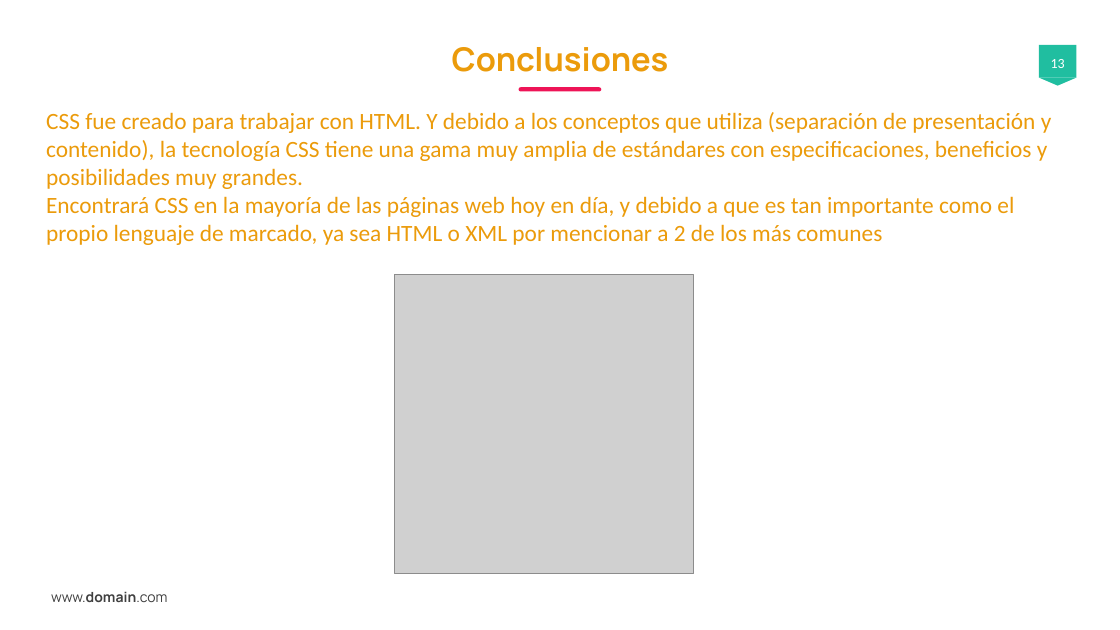
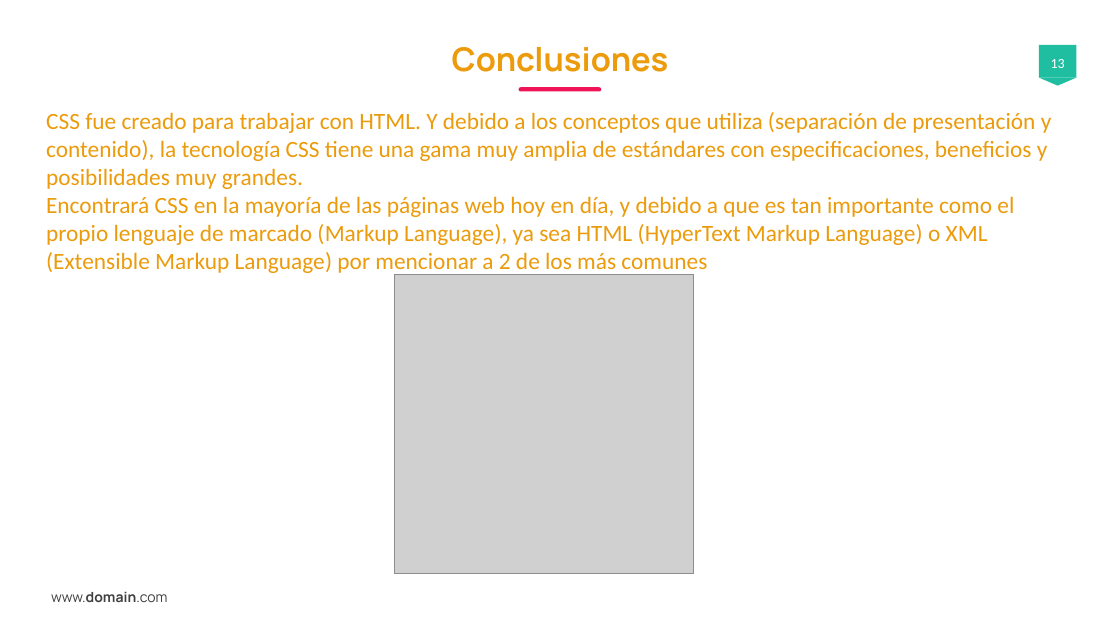
Before and after one commit to GhostRexBel/CSS, a slide deck: slide 13 of Exposicion.pptx. Drawn at 1120x630 pixels with LibreOffice and Linux fonts; fonts in the diff are those of the drawing; grey boxes stand for pictures. Boxes give left, top, right and bottom in pixels: in the first picture for what was removed or moved away, otherwise in the second. Text is boxed around its words. In the diff, an @@ line names an element or a change of style, - is before the commit and + after.

```diff
--- a/Exposicion.pptx
+++ b/Exposicion.pptx
@@ text at [46,196,1014,275]: text changed @@
-Encontrará CSS en la mayoría de las páginas web hoy en día, y debido a que es tan importante como el propio lenguaje de marcado, ya sea HTML o XML por mencionar a 2 de los más comunes
+Encontrará CSS en la mayoría de las páginas web hoy en día, y debido a que es tan importante como el propio lenguaje de marcado (Markup Language), ya sea HTML (HyperText Markup Language) o XML (Extensible Markup Language) por mencionar a 2 de los más comunes
```
Also in this commit, not shown: 2 other slides changed.
